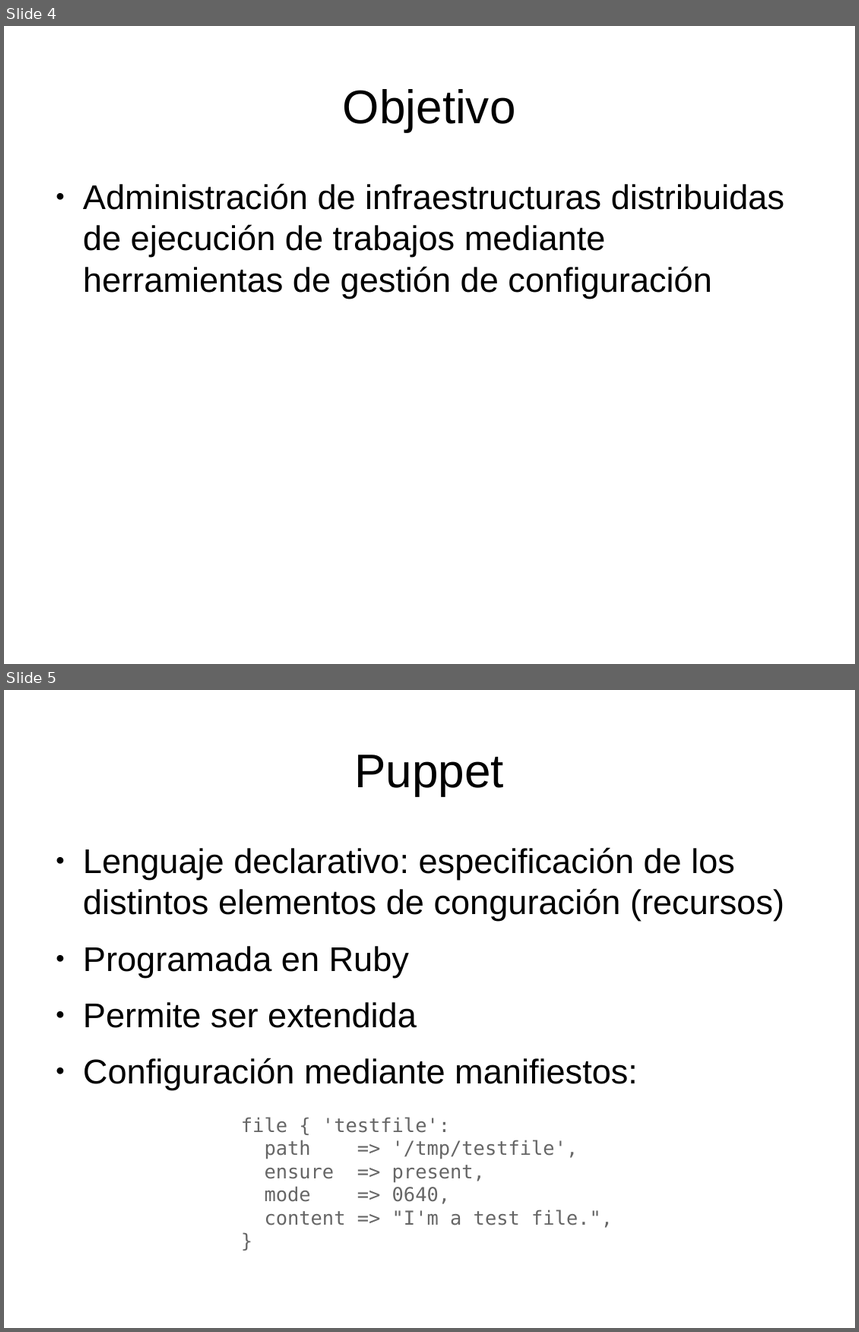
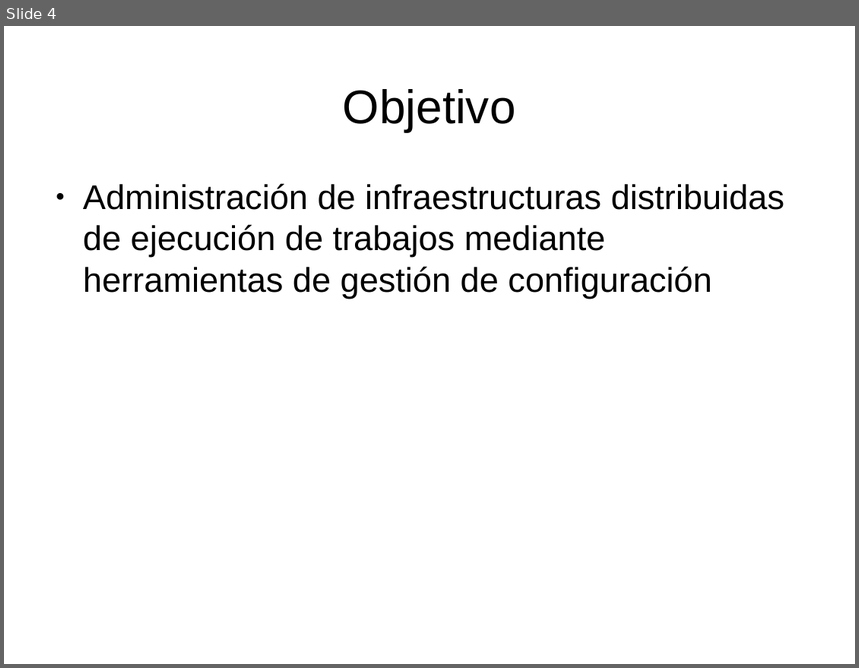
Before and after one commit to dcere/pfc, a slide deck: adm/presentacion/presentacion.odp. Shown one above the other, each under a label of ours: slides 4 and 5 before the commit, slide 4 after it. The pictures are 859x1332 and 859x668 pixels, drawn with LibreOffice and Linux fonts; fonts in the diff are those of the drawing. Boxes give left, top, right and bottom in pixels: in the first picture for what was removed or moved away, otherwise in the second. Text is boxed around its words. In the diff, an @@ line names an element or a change of style, - is before the commit and + after.

```diff
--- a/adm/presentacion/presentacion.odp
+++ b/adm/presentacion/presentacion.odp
@@ slide 5 removed at (4,690,855,1328), background #FFFFFF @@
@@ title removed at (354,755,504,796) @@
-Puppet
@@ text removed at (83,847,785,1091) @@
-● Lenguaje declarativo: especificación de los distintos elementos de conguración (recursos)
-● Programada en Ruby
-● Permite ser extendida
-● Configuración mediante manifiestos:
@@ text removed at (241,1117,613,1228) @@
-file { 'testfile':
-path => '/tmp/testfile',
-ensure => present,
-mode => 0640,
-content => "I'm a test file.",
-}
```
Also in this commit, not shown: 8 slides changed, 7 slides added, 4 other slides removed, 1 other file.
